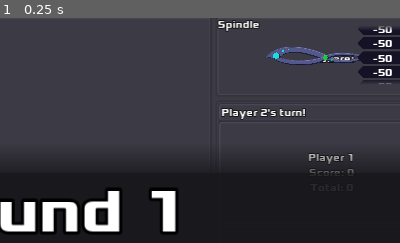
Above: before the commit, frame 1.
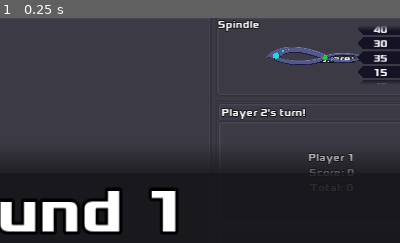
Above: after the commit, the same moment.

Repository: zacryol/spindle-of-serendipity
Game: Godot game, scene res://game/GamePanel.tscn
Same seed, same stepped clock (60 frames per second), same inputs: the game is played once before the commit and once after it. This scene is started directly instead of the project's main scene.
Inputs:
- Up to frame 1 (0.25 s): no input
The pictures show only the part of the screen within x 44-94%, y 7-57%; the shares and areas given below are measured in that part.

The runs differ from the first frame. In frame 1, 0.5% of the frame differs, in the area x 93-98%, y 3-30%.
Error in both runs: Division By Zero in operator '%'. (res://system/singletons/EntryManager.gd:72)

Commit message:
Setting values, advancing panels

Diff:
--- a/godot/game/components/ScoreItem.gd
+++ b/godot/game/components/ScoreItem.gd
@@ -1,6 +1,16 @@
 extends Panel
 
-var value: int = 5
+var value: int = 5 setget set_value
 
 func _ready():
 	pass
+
+
+func set_value(new_value) -> void:
+	value = new_value
+	$Label.text = str(new_value)
+	if new_value < 0:
+		$Label.modulate = Color.red
+	else:
+		$Label.modulate = Color.white
+	pass
--- a/godot/game/components/ScoreItem.tscn
+++ b/godot/game/components/ScoreItem.tscn
@@ -10,6 +10,8 @@
 corner_detail = 1
 
 [sub_resource type="DynamicFont" id=2]
+use_mipmaps = true
+use_filter = true
 font_data = ExtResource( 1 )
 
 [node name="ScoreItem" type="Panel"]
--- a/godot/game/components/Spindle.gd
+++ b/godot/game/components/Spindle.gd
@@ -35,6 +35,8 @@
 
 
 func _on_Button_pressed():
+	$SpindleScores.tick()
+
 	match current_state:
 		State.ACTIVE:
 			set_state(State.RUNNING)
--- a/godot/game/components/SpindleScores.gd
+++ b/godot/game/components/SpindleScores.gd
@@ -1,8 +1,11 @@
 extends Control
 
+onready var score_items := $VBoxContainer.get_children()
+# The one the Spindle points at
+onready var center_item := $VBoxContainer/ScoreItem4
 
 var scores: Array = [
-	5,
+	-5,
 	10,
 	15,
 	20,
@@ -14,6 +17,21 @@
 	50,
 ]
 
+func _ready():
+	scores.shuffle()
+	set_values()
 
-func _ready():
-	pass
+
+func set_values():
+	assert(score_items.size() <= scores.size())
+
+	for i in score_items.size():
+		score_items[i].value = scores[i]
+		pass
+
+
+
+func tick():
+	var shift = scores.pop_back()
+	scores.push_front(shift)
+	set_values()
Not shown: 2 places in godot/game/components/SpindleScores.tscn that only renumber resources
